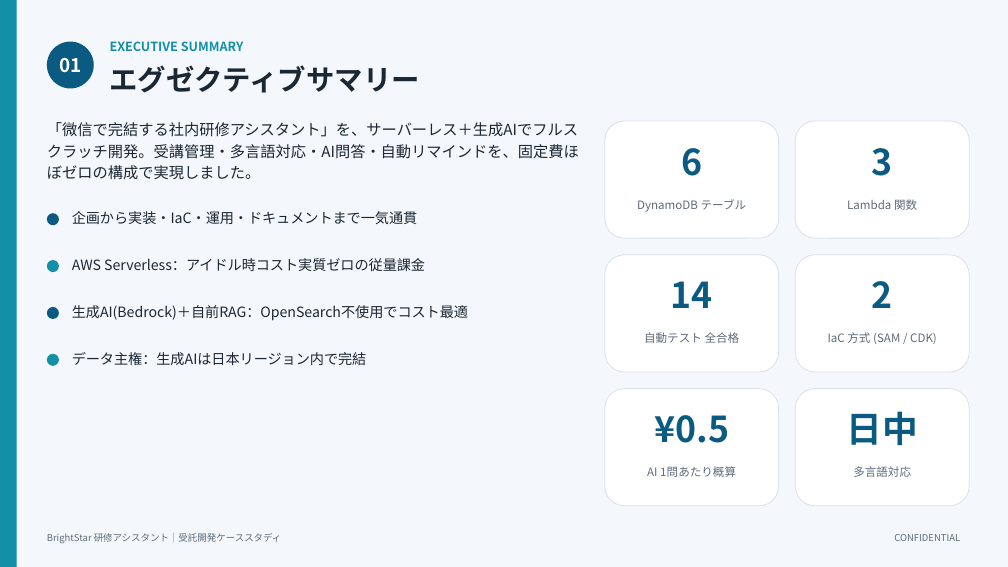
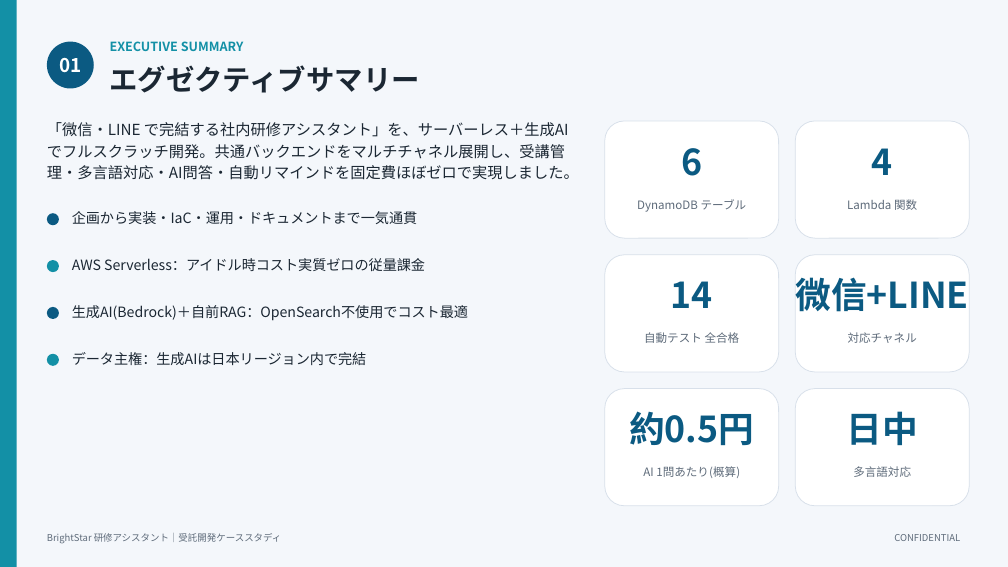
Before and after one commit to scgpp12/aws-demo01, a slide deck: slide 2 of brightstar/docs/BrightStar_受託開発ケーススタディ.pptx. Drawn at 1008x567 pixels with LibreOffice and Linux fonts; fonts in the diff are those of the drawing. Boxes give left, top, right and bottom in pixels: in the first picture for what was removed or moved away, otherwise in the second. Text is boxed around its words. In the diff, an @@ line names an element or a change of style, - is before the commit and + after.

```diff
--- a/brightstar/docs/BrightStar_受託開発ケーススタディ.pptx
+++ b/brightstar/docs/BrightStar_受託開発ケーススタディ.pptx
@@ text at [47,122,579,180]: text changed @@
-「微信で完結する社内研修アシスタント」を、サーバーレス＋生成AIでフルスクラッチ開発。受講管理・多言語対応・AI問答・自動リマインドを、固定費ほぼゼロの構成で実現しました。
+「微信・LINE で完結する社内研修アシスタント」を、サーバーレス＋生成AIでフルスクラッチ開発。共通バックエンドをマルチチャネル展開し、受講管理・多言語対応・AI問答・自動リマインドを固定費ほぼゼロで実現しました。
@@ text at [872,148,893,175]: text changed @@
-3
+4
@@ text at [796,277,969,312]: text changed @@
-2
+微信+LINE
@@ text at [848,332,917,343]: text changed @@
-IaC 方式 (SAM / CDK)
+対応チャネル
@@ text at [629,411,754,446]: text changed @@
-¥0.5
+約0.5円
@@ text at [643,466,740,478]: text changed @@
-AI 1問あたり概算
+AI 1問あたり(概算)
```
Also in this commit, not shown: 3 other slides changed, 3 other files.
